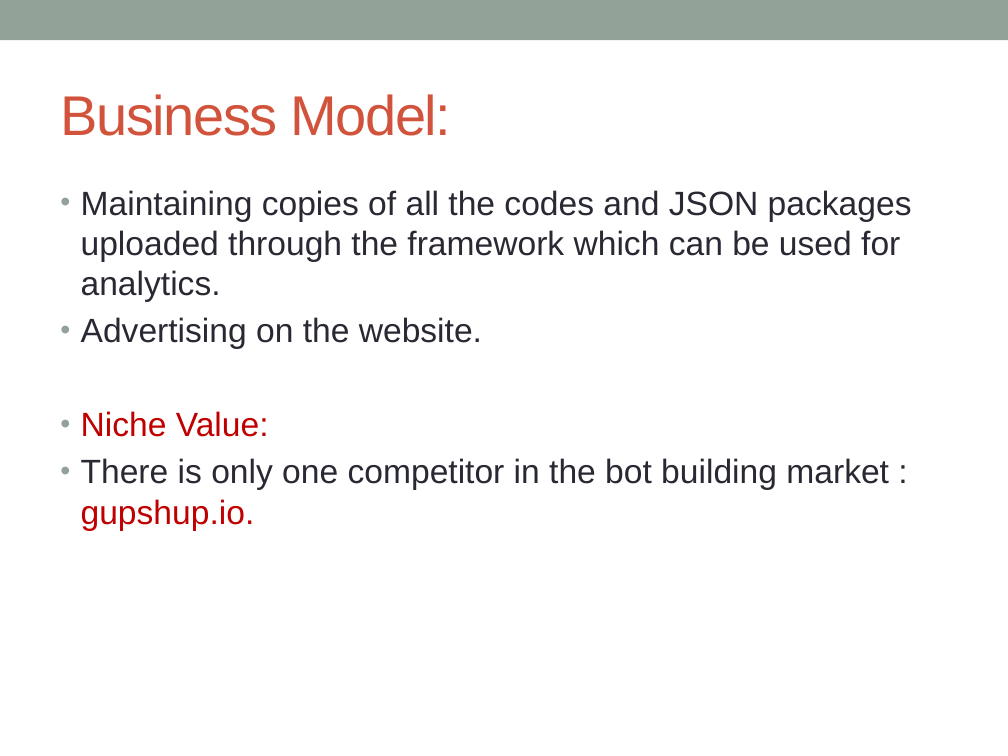
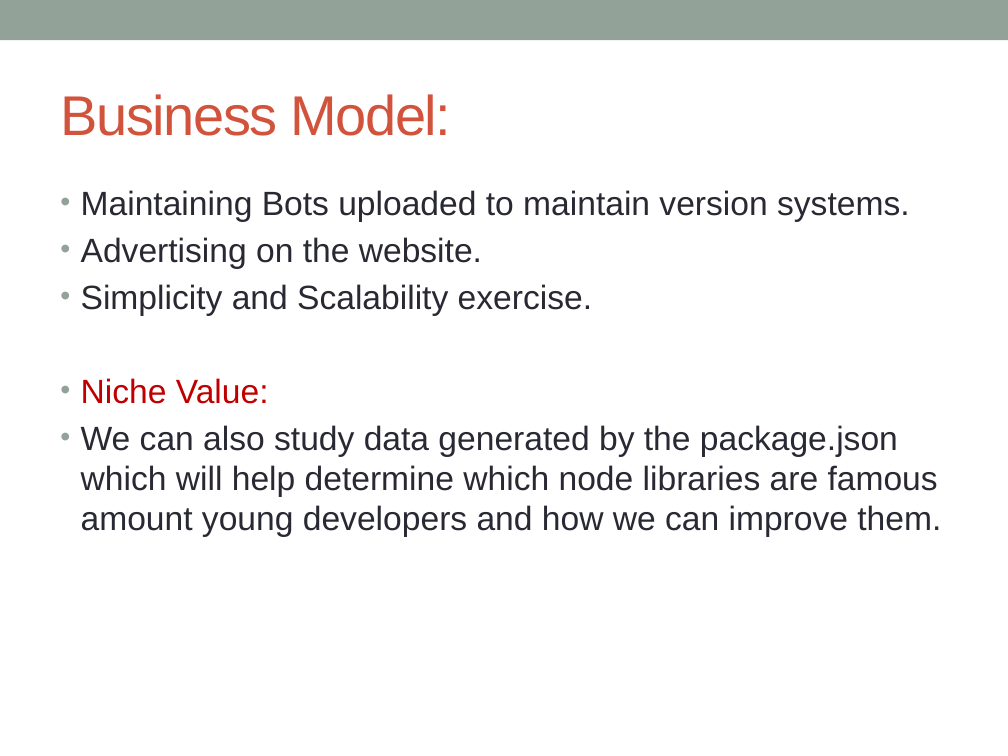
Before and after one commit to SJSU272Lab/Botman, a slide deck: slide 7 of Documents/Project Presentation/Presentation.pptx. Drawn at 1008x756 pixels with LibreOffice and Linux fonts; fonts in the diff are those of the drawing. Boxes give left, top, right and bottom in pixels: in the first picture for what was removed or moved away, otherwise in the second. Text is boxed around its words. In the diff, an @@ line names an element or a change of style, - is before the commit and + after.

Commit message:
modified scope in PPT

```diff
--- a/Documents/Project Presentation/Presentation.pptx
+++ b/Documents/Project Presentation/Presentation.pptx
@@ text at (81,190,910,222): text changed @@
-• Maintaining copies of all the codes and JSON packages uploaded through the framework which can be used for analytics.
+• Maintaining Bots uploaded to maintain version systems.
@@ text at (81,284,592,316): paragraph added @@
+• Simplicity and Scalability exercise.
@@ text at (81,425,941,537): text changed @@
-• There is only one competitor in the bot building market : gupshup.io.
+• We can also study data generated by the package.json which will help determine which node libraries are famous amount young developers and how we can improve them.
```
